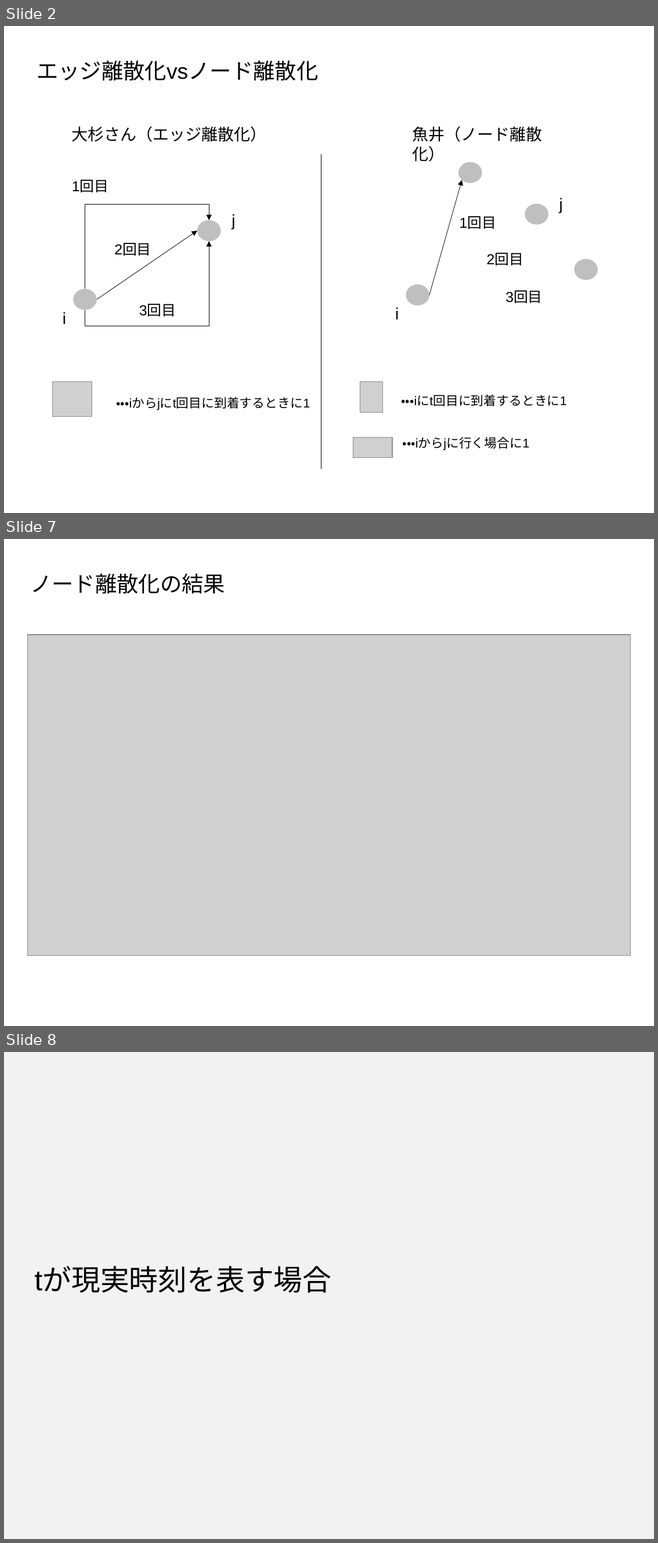
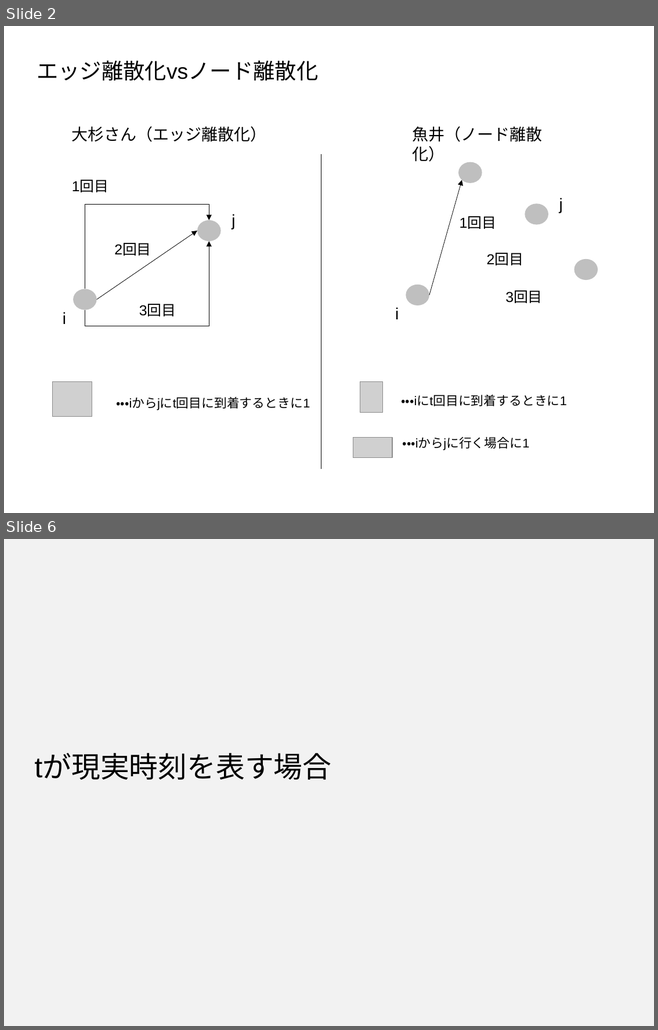
Before and after one commit to sohsugi1108/optimization, a slide deck: doc/不在確率_tsp.pptx. Shown one above the other, each under a label of ours: slides 2, 7 and 8 before the commit, slides 2 and 6 after it; the slides between them are not shown. The pictures are 658x1543 and 658x1030 pixels, drawn with LibreOffice and Linux fonts; fonts in the diff are those of the drawing; grey boxes stand for pictures. Boxes give left, top, right and bottom in pixels: in the first picture for what was removed or moved away, otherwise in the second. Text is boxed around its words. In the diff, an @@ line names an element or a change of style, - is before the commit and + after.

Commit message:
エッジ離散化のノートブックを追加

```diff
--- a/doc/不在確率_tsp.pptx
+++ b/doc/不在確率_tsp.pptx
@@ slide 7 removed at (4,539,654,1026), background #FFFFFF @@
@@ text removed at (30,573,225,594) @@
-ノード離散化の結果
@@ picture removed at (27,635,630,955) @@
@@ what was slide 8 is now slide 6 @@
```
Also in this commit, not shown: 6 slides changed, 1 other slide removed, 3 other files.
